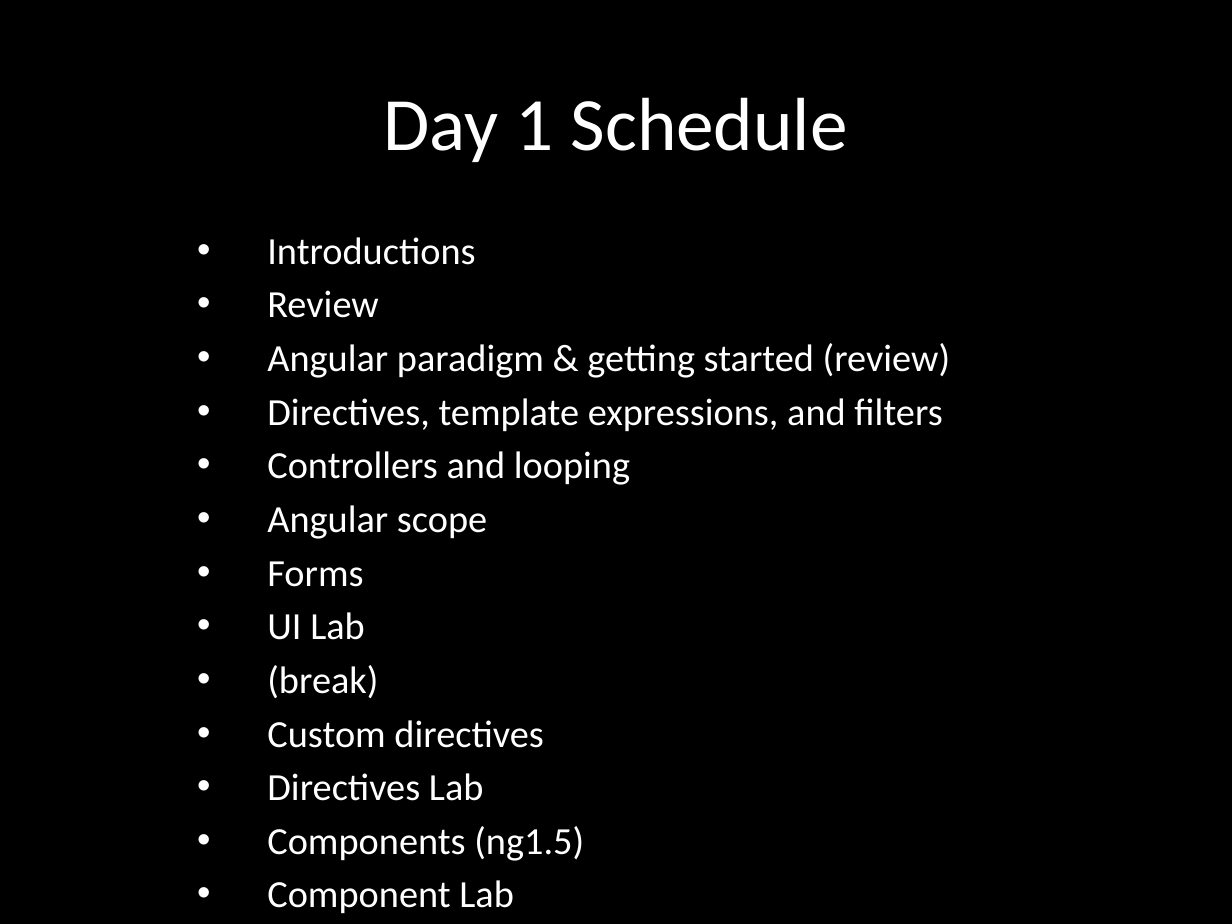
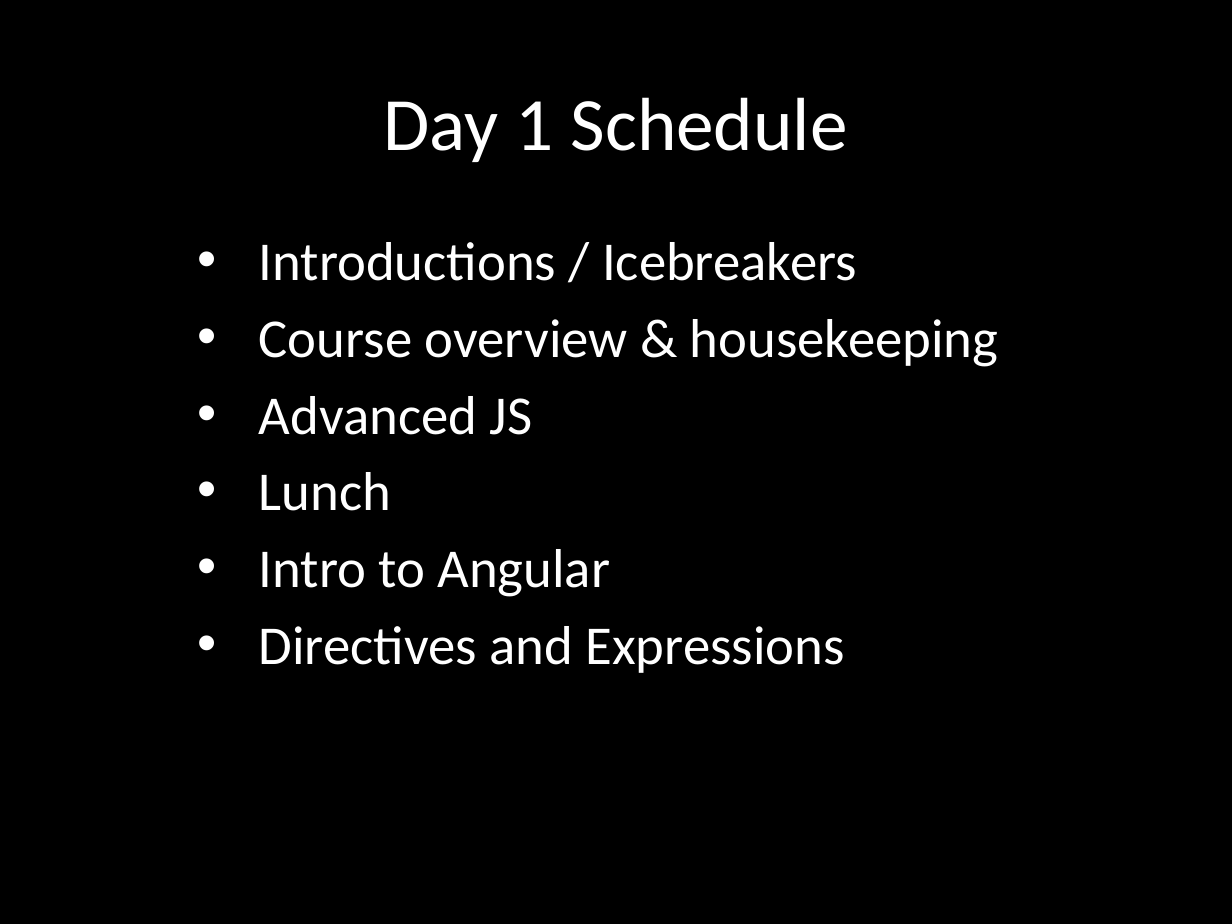
Before and after one commit to eliasjames/training-angular, a slide deck: slide 2 of slides/Angular Slides Day 1.pptx. Drawn at 1232x924 pixels with LibreOffice and Linux fonts; fonts in the diff are those of the drawing. Boxes give left, top, right and bottom in pixels: in the first picture for what was removed or moved away, otherwise in the second. Text is boxed around its words. In the diff, an @@ line names an element or a change of style, - is before the commit and + after.

```diff
--- a/slides/Angular Slides Day 1.pptx
+++ b/slides/Angular Slides Day 1.pptx
@@ subtitle at [259,242,998,673]: text changed; size 22.4 to 32 pt @@
-• Introductions
-• Review
-• Angular paradigm & getting started (review)
-• Directives, template expressions, and filters
-• Controllers and looping
-• Angular scope
-• Forms
-• UI Lab
-• (break)
-• Custom directives
-• Directives Lab
-• Components (ng1.5)
-• Component Lab
+• Introductions / Icebreakers
+• Course overview & housekeeping
+• Advanced JS
+• Lunch
+• Intro to Angular
+• Directives and Expressions
```
Also in this commit, not shown: 10 other slides changed, 10 slides added, 18 slides removed, 2 other files.
